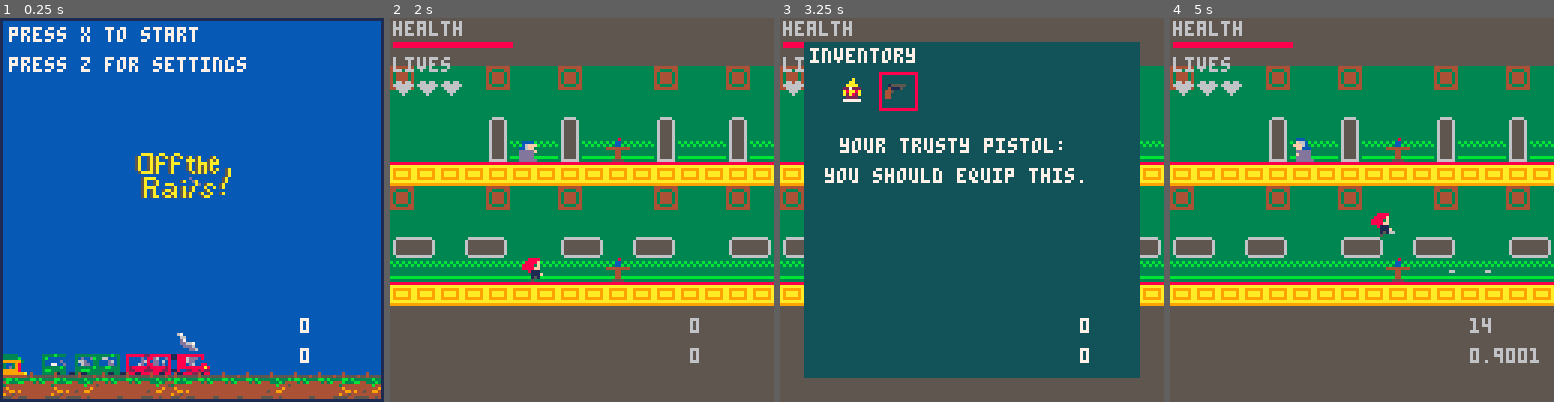
Above: before the commit, frames 1-4 (left to right).
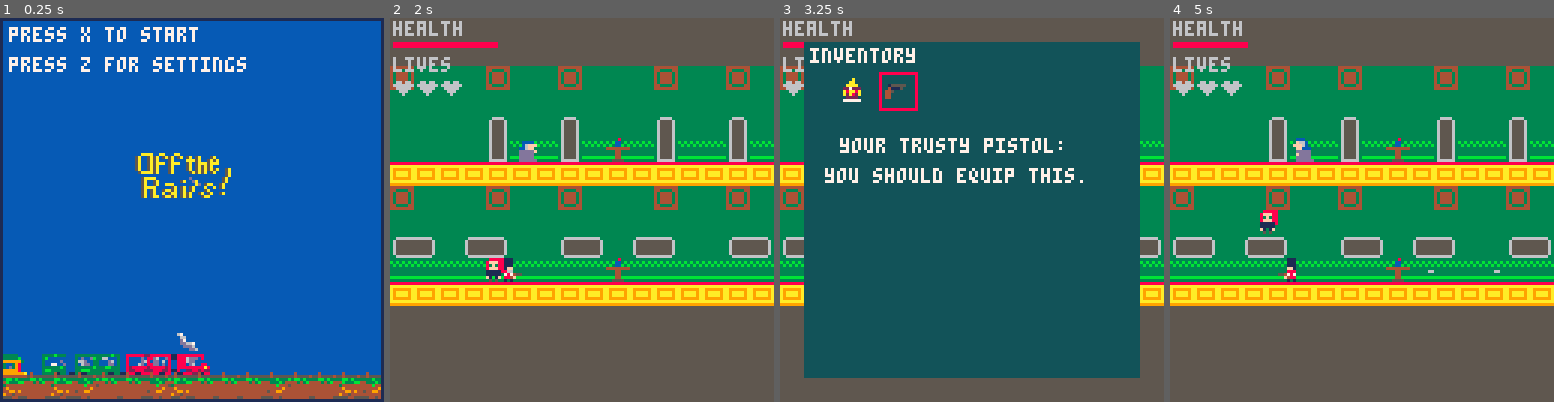
Above: after the commit, the same moments.

Repository: hggorel/Off-The-Rails
Game: PICO-8 cartridge offtherails.p8
The game is run twice, just before and just after one commit, with the same random seed, the same clock (stepped at 60 frames per second) and the same inputs.
Inputs:
- Up to frame 1 (0.25 s): no input
- Up to frame 2 (2 s): tap X (X key) at 0.33, 1.07, 1.85 s; tap O (Z key) at 0.7, 1.7 s; hold Right from 1.6 s (still down)
- Up to frame 3 (3.25 s): release Right at 2.1 s; tap O (Z key) at 2.1, 2.5, 2.9 s; hold Up 2.15-2.42 s; hold Right 2.47-3.03 s; tap X (X key) at 2.97 s; hold Left from 3.08 s (still down)
- Up to frame 4 (5 s): tap O (Z key) every 0.4 s from 3.3 to 4.9 s; release Left at 3.58 s; hold Down 3.63-3.97 s; hold Right 4.02-4.68 s; tap X (X key) at 4.08 s; hold Up from 4.73 s (still down)

The runs differ from the first frame. In frame 1, 0.1% of the frame differs, in the area x 78-81%, y 78-90%; in frame 2, 0.8%; in frame 3, 0.1%; in frame 4, 1.3%, in the area x 20-97%, y 6-90%.

Commit message:
Jumping totally revamped, need to revamp sideways movement and add friction.

Diff:
--- a/offtherails.p8
+++ b/offtherails.p8
@@ -34,15 +34,14 @@
 		x = 32,
 		y = 64,
 		flipx=false,
-		ydiff=0,
-		--jump_height=0,
-		--jump_allowed=true
 		is_standing = true,
-		is_blocked_right = false,
-		is_blocked_left = false,
+		jump_force = 3,
 		dy=0.0,
 		dx=0.0,
-		gravity=0.3
+		dy_max = 3,
+		dx_max = 1.5,
+		gravity=0.3,
+		friction=0.6
 	}
 
 	--actors (enemies) table
@@ -192,9 +191,7 @@
 			end
 		end
 	end
- -- -1 indicates that height can not be detected because
-	-- height only detects two blocks below,
-	-- so we must be higher than two blocks
+ -- 16 indicates that we are at least two blocks away
 	return 16
 
 end
@@ -202,132 +199,239 @@
 
 function move_player()
 
-	local allowance=28
-	local speed=1
-
-	local tile_below_character = mget(player.x / 8, (player.y + 8) / 8)
- local tile_below_character_collidable = fget(tile_below_character, 0)
+	-- how high we are from next nearest block
 	jump_height = check_jump_height()
 
-	local tile_right_character = mget((player.x +8)/8, player.y/8)
-	local tile_right_collidable = fget(tile_right_character, 0)
-
-	local tile_left_character = mget((player.x)/8, player.y/8)
-	local tile_left_collidable = fget(tile_left_character, 0)
-
- if (tile_below_character_collidable) then
- 	player.is_standing = true
-  player.dy = 0
- else
- 	player.is_standing = false
-		if(player.dy <= -3.0) then
-		 player.dy = -3.0
-	 else
- 	 player.dy-=player.gravity
-	 end
- end
-
- if (tile_right_collidable) then
-		player.is_blocked_right = true
-	else
-		player.is_blocked_right = false
-	end
-
-	if (tile_left_collidable) then
-		player.is_blocked_left = true
-	else
-		player.is_blocked_left = false
-	end
- if btnp(2) and player.is_standing then
-  player.dy = 3
-  player.is_standing = false
- end
- -- moving player based on input
-	if btn(0) and not(player.is_blocked_left) then
-		player.flipx=false
-		if player.x>0 then
-			player.x-=1
-		end
-		player.sprite=1+player.movecount
-
-		if(player.x-camx<(64-allowance)) then
-			if camx<=0 then
-				camx=0
-			else
-				camx-=speed
-			end
-		end
-
-	end
-	if btn(1) and not(player.is_blocked_right) then
-		player.flipx=true
-		if player.x<240 then
-			player.x+=1
-		end
-		player.sprite =1+player.movecount
-		--map_x-=map_speed
-		if (player.x-camx>(64+allowance)) then
-			if camx<=120 then
-				camx+=speed
-			end
-		end
-	end
-	--if btn(2) and player.jump_allowed == true then
- --	player.y-=3
- -- player.ydiff+=3
- -- player.jump_height +=3
- -- if(player.jump_height > 70) then
- -- 	player.jump_allowed = false
+	if (jump_height == 0) player.is_standing = true
+	if (jump_height > 0) player.is_standing = false
+
+	-- applies gravity every frame
+	if not player.is_standing then
+		player.dy -= player.gravity
+		if (player.dy < -3) player.dy = -3
+	end
+
+	-- if we are falling past the floor,
+	-- fix it by changing dy to the height from the floor
+	-- so we get sucked to the ground instead
+	if (player.dy < 0) and (player.dy + jump_height < 0) then
+		player.is_standing = true
+		player.dy = (-1 * jump_height)
+	end
+
+	-- when the player lets go, and we are moving up
+	-- then we fraction vertical velocity to start falling sooner
+	if (not btn(2) and not player.is_standing and player.dy > 0) player.dy *= 0.5
+
+ -- jump is pressed, jump up
+	if btnp(2) and player.is_standing then
+		player.dy += player.jump_force
+		player.is_standing = false
+	end
+
+	-- if not btn(2) and not player.is_standing and (player.dy > 0) then
+	-- 		player.dy *= 0.6
+	-- 		player.dy -= player.gravity
+	-- end
+
+	-- make dy negative because positive dy moves character downward
+ player.y += (-1 * player.dy)
+
+	-- if we are falling past the floor,
+	-- fix it by changing dy to the height from the floor
+	-- so we get sucked to the ground instead
+	-- if (player.dy < 0) and (player.dy + jump_height < 0) then
+	-- 	player.is_standing = true
+	-- 	player.dy = (-1 * jump_height)
+	-- end
+	--
+	-- if(player.dy < (-1 * player.dy_max)) then
+	--  player.dy = (-1 * player.dy_max)
+	-- else
+	-- 	player.dy -= player.gravity
+	-- end
+
+		-- if we are falling faster than the jump_height,
+		-- then set dy to be the jump_height
+		-- so we are sucked onto the ground.
+		-- local y_difference = player.dy + jump_height
+		-- if(player.dy < 0 and y_difference < 0) then
+		-- 	player.dy = (-1 * jump_height)
+		-- end
+	 -- make dy negative because positive dy moves character downward
+	 --player.y += (-1 * player.dy)
+	--end
+
+ -- when jump is not being held anymore
+	-- and we are heading upwards, start moving down
+	-- if not btn(2) and not player.is_standing then
+	-- 	if (player.dy > 0) then
+	-- 		player.dy *= 0.6
+	-- 		player.dy -= player.gravity
+	-- 	end
+	-- end
+	--
+	-- -- if we want to jump and also can
+	-- -- move upwards
+	-- if btnp(2) and player.is_standing then
+	-- 	player.dy += 3
+	-- 	player.is_standing = false
+	-- end
+
+--end
+
+
+	-- if not btn(2) and not player.is_standing then
+	-- 	if(player.dy > 0) then
+	-- 		player.dy *= 0.6
+	-- 		player.dy -= player.gravity
+	-- 	end
+	-- end
+	--
+ -- if btnp(2) and player.is_standing then
+ --  player.dy = 3
+ --  player.is_standing = false
  -- end
- -- if(player.ydiff == 0 and player.jump_allowed == false) then
- --  player.jump_allowed = true
- --  player.jump_height = 0
-	--	end
- --end
-
-	-- if we are falling faster than the jump_height,
-	-- then set dy to be the jump_height
-	-- so we are sucked onto the ground.
-	if(player.dy < 0 and (player.dy + jump_height) < 0) then
-		player.dy = (-1 * jump_height)
-	end
- -- make dy negative because positive dy moves character downward
- player.y += (-1 * player.dy)
---end
-
- --if (not player.is_standing) then
- -- player.dy -= player.gravity
- --end
- -- player.dy *= player.gravity
-
- if btnp(3) then
- 	local tile_character_on = mget(player.x / 8, player.y / 8)
- 	if tile_character_on == 60 then
- 		mset(player.x/8, player.y/8, 61)
- 		mset(player.x/8, (player.y-8)/8, 45)
- 	end
- 	if tile_character_on ==61 then
- 		gamewin=true
- 	end
- end
-
-	if btnp(4) and mode == 1 then
-		fire()
-	end
-
-	--we dont use 5 yet i think?
-	--so this is for title to game
---	if btnp(5) and mode == 0 then
-	--	mode = 1
---	end --redundant code
-
-	-- switching to see animation
-	if player.movecount==3 then
-		player.movecount=1
-	end
-	if player.movecount<3 then
-		player.movecount+=1
-	end
+
+	--
+	-- local allowance=28
+	-- local speed=1
+	--
+	-- local tile_below_character = mget(player.x / 8, (player.y + 8) / 8)
+ -- local tile_below_character_collidable = fget(tile_below_character, 0)
+	-- jump_height = check_jump_height()
+	--
+	-- local tile_right_character = mget((player.x +8)/8, player.y/8)
+	-- local tile_right_collidable = fget(tile_right_character, 0)
+	--
+	-- local tile_left_character = mget((player.x)/8, player.y/8)
+	-- local tile_left_collidable = fget(tile_left_character, 0)
+	--
+ -- if (tile_below_character_collidable) then
+ -- 	player.is_standing = true
+ --  player.dy = 0
+ -- else
+ -- 	player.is_standing = false
+	-- 	-- limit gravity to -3
+	-- 	if(player.dy <= -3.0) then
+	-- 	 player.dy = -3.0
+	--  else
+	-- 		-- otherwise add gravity to the movement downwards
+ -- 	 player.dy-=player.gravity
+	--  end
+ -- end
+	--
+ -- if (tile_right_collidable) then
+	-- 	player.is_blocked_right = true
+	-- else
+	-- 	player.is_blocked_right = false
+	-- end
+	--
+	-- if (tile_left_collidable) then
+	-- 	player.is_blocked_left = true
+	-- else
+	-- 	player.is_blocked_left = false
+	-- end
+	--
+ -- if not btn(2) and not player.is_standing then
+	-- 	if(player.dy > 0) then
+	-- 		player.dy *= 0.6
+	-- 		player.dy -= player.gravity
+	-- 	end
+	-- end
+	--
+ -- if btnp(2) and player.is_standing then
+ --  player.dy = 3
+ --  player.is_standing = false
+ -- end
+
+--
+--  -- moving player based on input
+-- 	if btn(0) and not(player.is_blocked_left) then
+-- 		player.flipx=false
+-- 		if player.x>0 then
+-- 			player.x-=1
+-- 		end
+-- 		player.sprite=1+player.movecount
+--
+-- 		if(player.x-camx<(64-allowance)) then
+-- 			if camx<=0 then
+-- 				camx=0
+-- 			else
+-- 				camx-=speed
+-- 			end
+-- 		end
+--
+-- 	end
+-- 	if btn(1) and not(player.is_blocked_right) then
+-- 		player.flipx=true
+-- 		if player.x<240 then
+-- 			player.x+=1
+-- 		end
+-- 		player.sprite =1+player.movecount
+-- 		--map_x-=map_speed
+-- 		if (player.x-camx>(64+allowance)) then
+-- 			if camx<=120 then
+-- 				camx+=speed
+-- 			end
+-- 		end
+-- 	end
+-- 	--if btn(2) and player.jump_allowed == true then
+--  --	player.y-=3
+--  -- player.ydiff+=3
+--  -- player.jump_height +=3
+--  -- if(player.jump_height > 70) then
+--  -- 	player.jump_allowed = false
+--  -- end
+--  -- if(player.ydiff == 0 and player.jump_allowed == false) then
+--  --  player.jump_allowed = true
+--  --  player.jump_height = 0
+-- 	--	end
+--  --end
+--
+-- 	-- if we are falling faster than the jump_height,
+-- 	-- then set dy to be the jump_height
+-- 	-- so we are sucked onto the ground.
+-- 	if(player.dy < 0 and (player.dy + jump_height) < 0) then
+-- 		player.dy = (-1 * jump_height)
+-- 	end
+--  -- make dy negative because positive dy moves character downward
+--  player.y += (-1 * player.dy)
+-- --end
+--
+--  --if (not player.is_standing) then
+--  -- player.dy -= player.gravity
+--  --end
+--  -- player.dy *= player.gravity
+--
+--  if btnp(3) then
+--  	local tile_character_on = mget(player.x / 8, player.y / 8)
+--  	if tile_character_on == 60 then
+--  		mset(player.x/8, player.y/8, 61)
+--  		mset(player.x/8, (player.y-8)/8, 45)
+--  	end
+--  	if tile_character_on ==61 then
+--  		gamewin=true
+--  	end
+--  end
+--
+-- 	if btnp(4) and mode == 1 then
+-- 		fire()
+-- 	end
+--
+-- 	--we dont use 5 yet i think?
+-- 	--so this is for title to game
+-- --	if btnp(5) and mode == 0 then
+-- 	--	mode = 1
+-- --	end --redundant code
+--
+-- 	-- switching to see animation
+-- 	if player.movecount==3 then
+-- 		player.movecount=1
+-- 	end
+-- 	if player.movecount<3 then
+-- 		player.movecount+=1
+-- 	end
 
 end
 
@@ -404,16 +508,16 @@
 		--^ this will be sprite 10 :)
 	end
 
-	--gravity
-	if player.ydiff > 0 then
-		player.y+=1
-		player.ydiff-=1
-	end
-
-	if player.ydiff==0 then
-	 player.jump_allowed=true
-		player.jump_height=0
-	end
+	-- --gravity
+	-- if player.ydiff > 0 then
+	-- 	player.y+=1
+	-- 	player.ydiff-=1
+	-- end
+	--
+	-- if player.ydiff==0 then
+	--  player.jump_allowed=true
+	-- 	player.jump_height=0
+	-- end
 end
 
 --changing modes
@@ -504,8 +608,8 @@
 		pausedraw() --mode only if 1
 	end
 
-	print(jump_height, 100, 100)
-	print(player.dy, 100, 110)
+	--print(jump_height, 100, 100)
+	-- print(player.dy, 100, 110)
 end
 
 function gamedraw()
